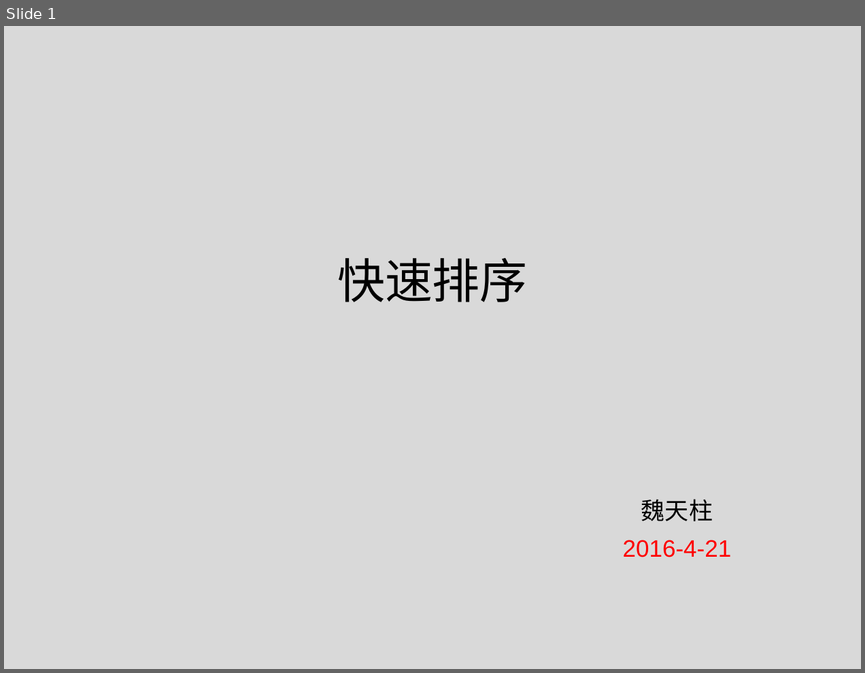
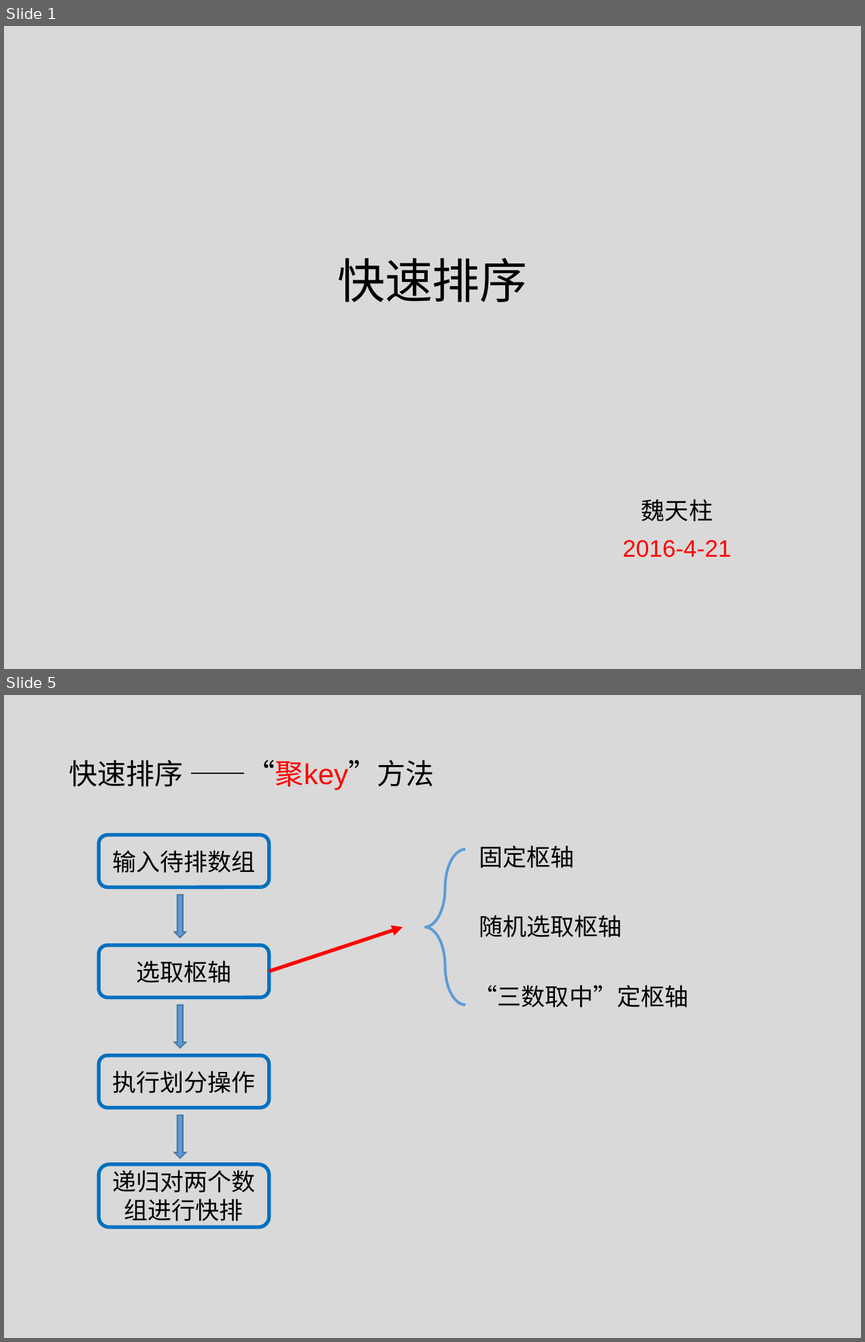
Before and after one commit to tianzhuwei/PPT, a slide deck: 快排+优化.pptx. Shown one above the other, each under a label of ours: slide 1 before the commit, slides 1 and 5 after it; the slides between them are not shown. The pictures are 865x673 and 865x1342 pixels, drawn with LibreOffice and Linux fonts; fonts in the diff are those of the drawing. Boxes give left, top, right and bottom in pixels: in the first picture for what was removed or moved away, otherwise in the second. Text is boxed around its words. In the diff, an @@ line names an element or a change of style, - is before the commit and + after.

```diff
--- a/快排+优化.pptx
+++ b/快排+优化.pptx
@@ slide 5 added at (4, 695, 861, 1338), background #D9D9D9 @@
@@ text added at (69, 760, 434, 790), 24 pt, text #000000 @@
+快速排序 ——“聚key”方法
@@ rounded rectangle added at (99, 834, 269, 887), outline #0070C0 3 pt, 20 pt, text #000000 @@
+输入待排数组
@@ left brace added at (425, 849, 466, 1005), outline #5B9BD5 2.25 pt @@
@@ text added at (479, 845, 574, 868), 20 pt, text #000000 @@
+固定枢轴
@@ down arrow added at (175, 895, 186, 938), fill #5B9BD5, outline #43739E 1 pt @@
@@ text added at (479, 915, 621, 937), 20 pt, text #000000 @@
+随机选取枢轴
@@ arrow added from (269, 971) to (402, 927), #FF0000 3 pt @@
@@ rounded rectangle added at (99, 945, 269, 998), outline #0070C0 3 pt, 20 pt, text #000000 @@
+选取枢轴
@@ text added at (474, 985, 688, 1007), 20 pt, text #000000 @@
+“三数取中”定枢轴
@@ down arrow added at (175, 1004, 186, 1047), fill #5B9BD5, outline #43739E 1 pt @@
@@ rounded rectangle added at (99, 1055, 269, 1107), outline #0070C0 3 pt, 20 pt, text #000000 @@
+执行划分操作
@@ down arrow added at (175, 1115, 186, 1157), fill #5B9BD5, outline #43739E 1 pt @@
@@ rounded rectangle added at (99, 1164, 269, 1226), outline #0070C0 3 pt, 20 pt, text #000000 @@
+递归对两个数组进行快排
```
Also in this commit, not shown: 5 other slides added, 1 slide removed.
